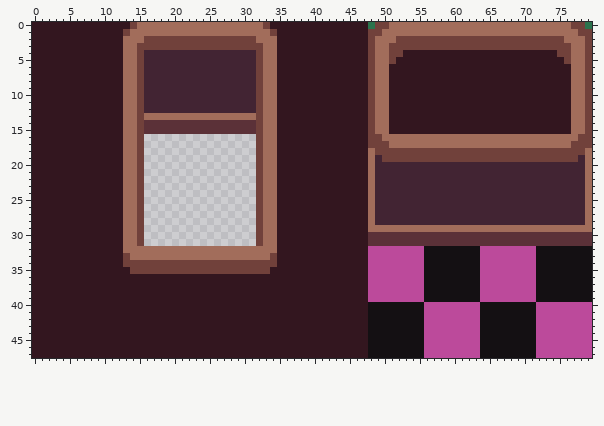
One commit to this sprite sheet: assets/image/tiles/wall_tiles.png. The picture above was drawn from the file before the commit.
The file is 80x48 pixels.
After the commit:
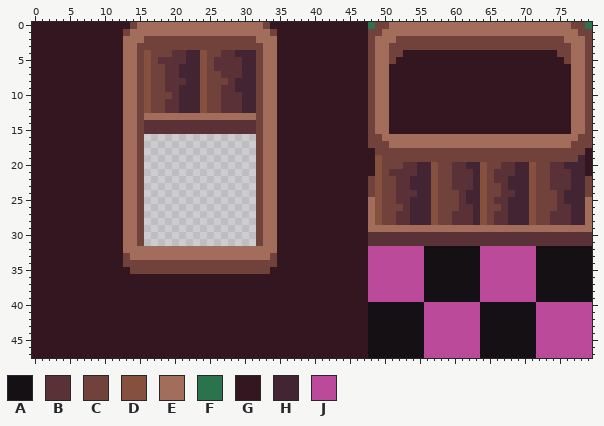
Palette (. is transparent): A #141013  B #5b3138  C #71413b  D #86503e  E #a26d5b  F #2b734d  G #33161f  H #422433  J #bc4a9b
Change:
Changed rows in their new state; - is an unchanged pixel.
first column x 16:
 4 DCCCBB--DCCBB-
 5 DCBBBB--DCBBBB
 6 DCCBB---DCBBBB
 7 DCCBB---DCCBBB
 8 DCCBBB--DCCCB-
 9 DCCBB---DCCBB-
10 DCCCB---DCCBBB
11 DCCBB---DCCBBB
12 DCCBB---DCCBBB
first column x 48:
18 G------------------------------G
19 GD-----------------------------G
20 GDCCCBB--DCCBB--DCCBB--DCCBB---G
21 GDCBBBB--DCCBBB-DCBBB--DCCBBB--G
22 CDCCBB---DCCBBB-DCBB---DCCBBB--C
23 CDCCBB---DCCBBB-DCCB---DCCBBB--C
24 CDCCBBB--DCCCB--DCCBB--DCCCB---C
25 -DCCBB---DCCCB--DCBB---DCCCB----
26 -DCCCB---DCCCBB-DCCB---DCCCBB---
27 -DCCBB---DCCBBB-DCBB---DCCBBB---
28 -DCCBB---DCCBBB-DCBB---DCCBBB---
Changed places in both pictures, as pixel boxes (x1, y1, x2, y2):
changed: (144, 50, 242, 113)
changed: (368, 148, 592, 225)
